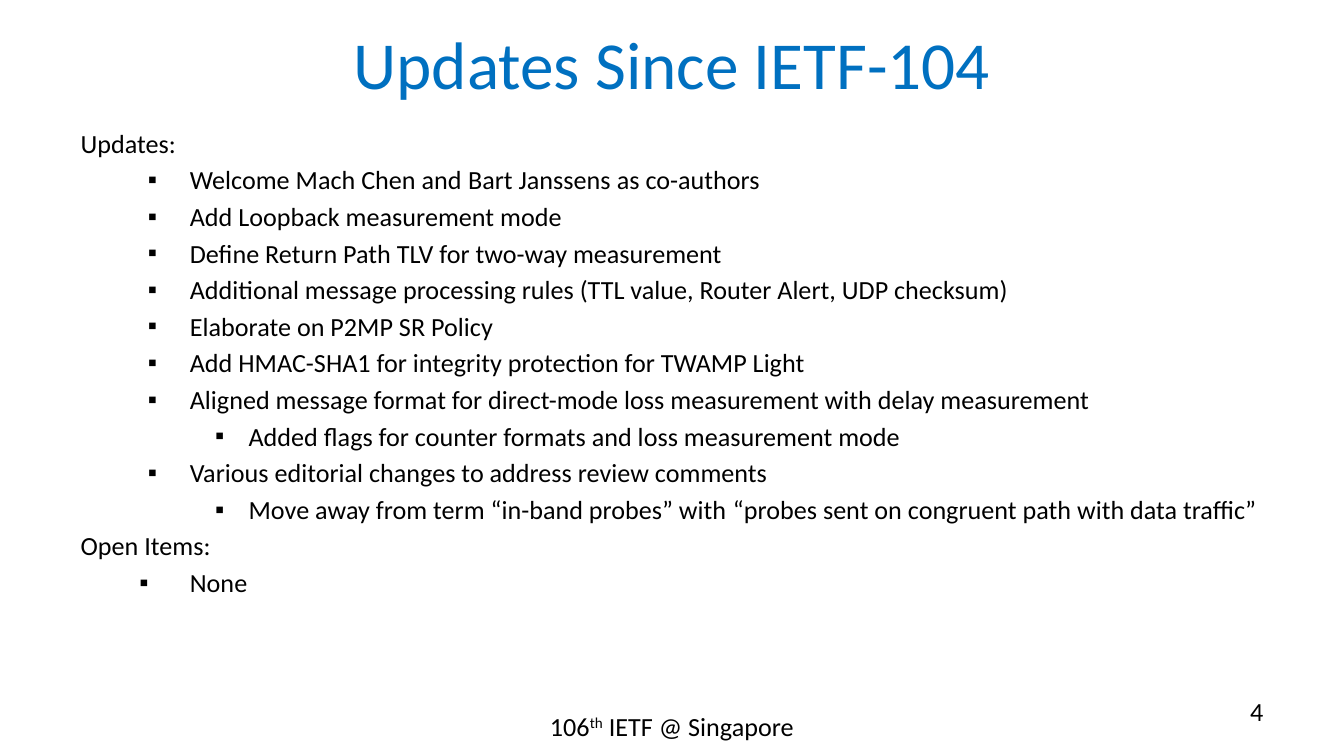
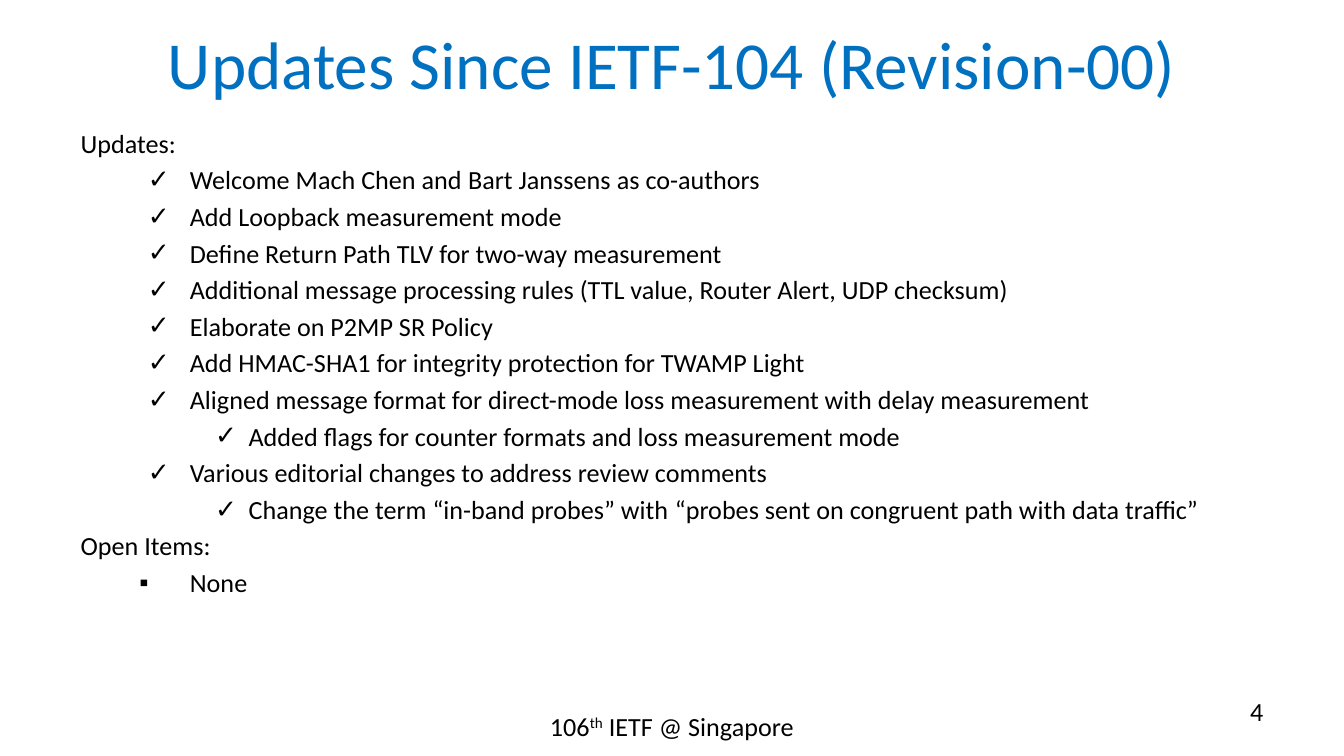
Before and after one commit to rakgandhi/ietf-slides, a slide deck: slide 4 of draft-gandhi-spring-twamp-srpm-02.pptx. Drawn at 1344x756 pixels with LibreOffice and Linux fonts; fonts in the diff are those of the drawing. Boxes give left, top, right and bottom in pixels: in the first picture for what was removed or moved away, otherwise in the second. Text is boxed around its words. In the diff, an @@ line names an element or a change of style, - is before the commit and + after.

```diff
--- a/draft-gandhi-spring-twamp-srpm-02.pptx
+++ b/draft-gandhi-spring-twamp-srpm-02.pptx
@@ title at <box>168,40,1175,100</box>: text changed @@
-Updates Since IETF-104
+Updates Since IETF-104 (Revision-00)
@@ text at <box>190,171,1088,487</box>: bullet ▪ to ✓ @@
@@ text at <box>249,500,1198,524</box>: text changed @@
-    ▪ Move away from term “in-band probes” with “probes sent on congruent path with data traffic”
+    ✓ Change the term “in-band probes” with “probes sent on congruent path with data traffic”
```
Also in this commit, not shown: 3 other slides changed, 3 slides added.
